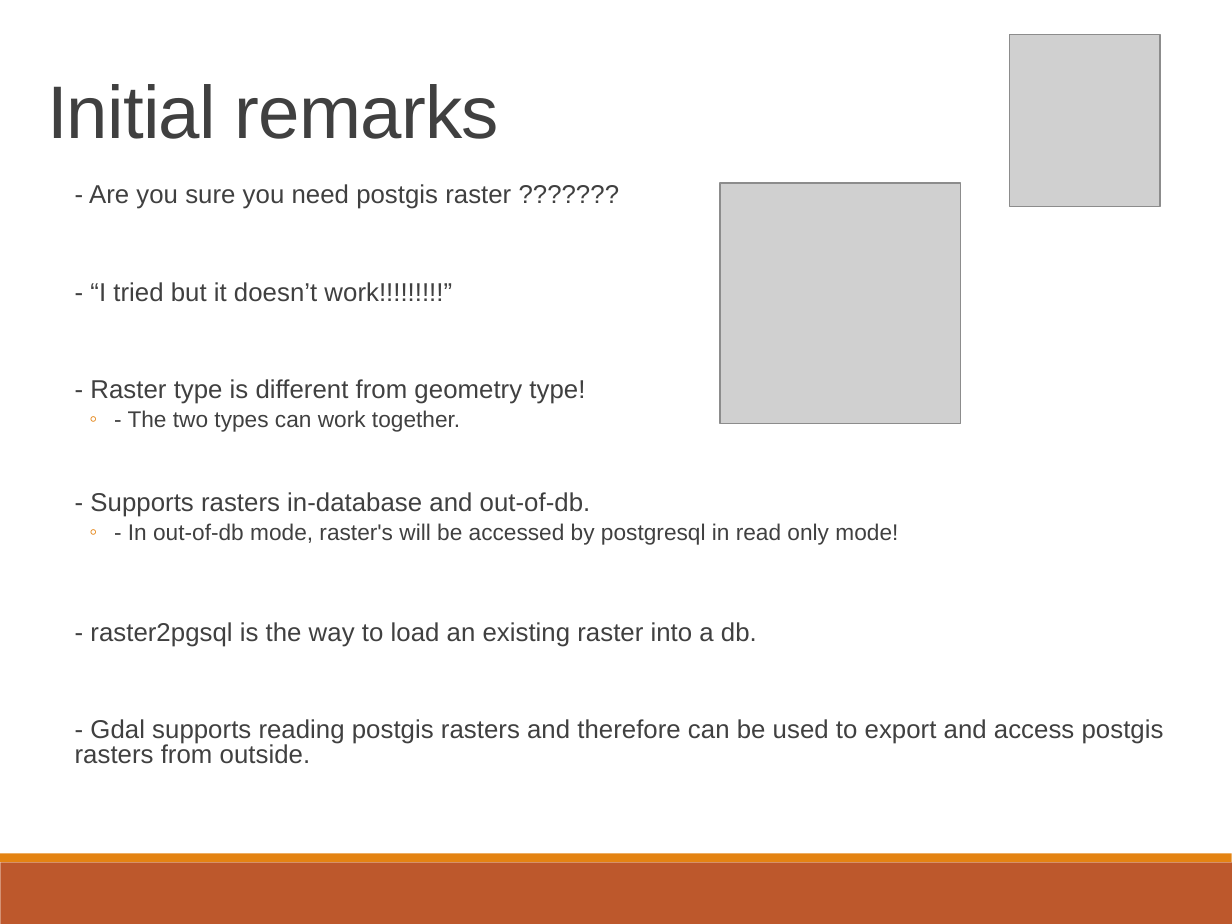
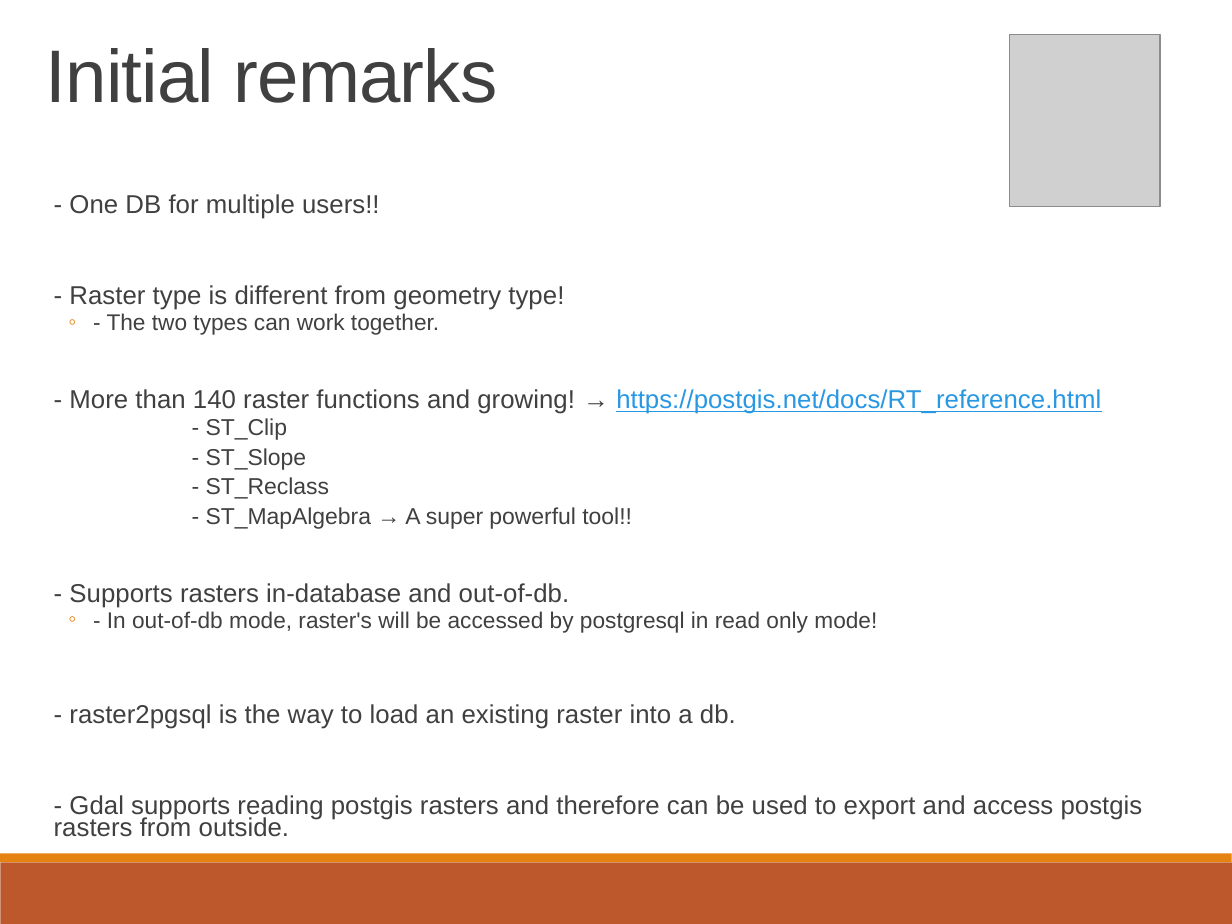
Before and after one commit to lcalisto/workshop-postgis-raster, a slide deck: slide 3 of presentation.pptx (slide 2 before the commit). Drawn at 1232x924 pixels with LibreOffice and Linux fonts; fonts in the diff are those of the drawing; grey boxes stand for pictures. Boxes give left, top, right and bottom in pixels: in the first picture for what was removed or moved away, otherwise in the second. Text is boxed around its words. In the diff, an @@ line names an element or a change of style, - is before the commit and + after.

```diff
--- a/presentation.pptx
+++ b/presentation.pptx
@@ title "Initial remarks": place and size @@
-title "Initial remarks" at [47, 84, 499, 139]
+title "Initial remarks" at [46, 48, 497, 103]
@@ text "- One DB for multiple ...": place and size @@
-text "- One DB for multiple ..." at [75, 184, 1164, 764]
+text "- One DB for multiple ..." at [54, 194, 1143, 837]
@@ text at [69, 194, 380, 219]: text changed @@
-  - Are you sure you need postgis raster ???????
-  - “I tried but it doesn’t work!!!!!!!!!”
+  - One DB for multiple users!!
@@ picture removed at [720, 183, 960, 424] @@
@@ text at [54, 285, 1143, 837]: line spacing 0.8 to 0.7 @@
@@ text at [69, 389, 1101, 529]: paragraphs added @@
+  - More than 140 raster functions and growing! → https://postgis.net/docs/RT_reference.html
+  - ST_Clip
+  - ST_Slope
+  - ST_Reclass
+  - ST_MapAlgebra → A super powerful tool!!
```
Also in this commit, not shown: 2 other slides changed, 1 slide added.
